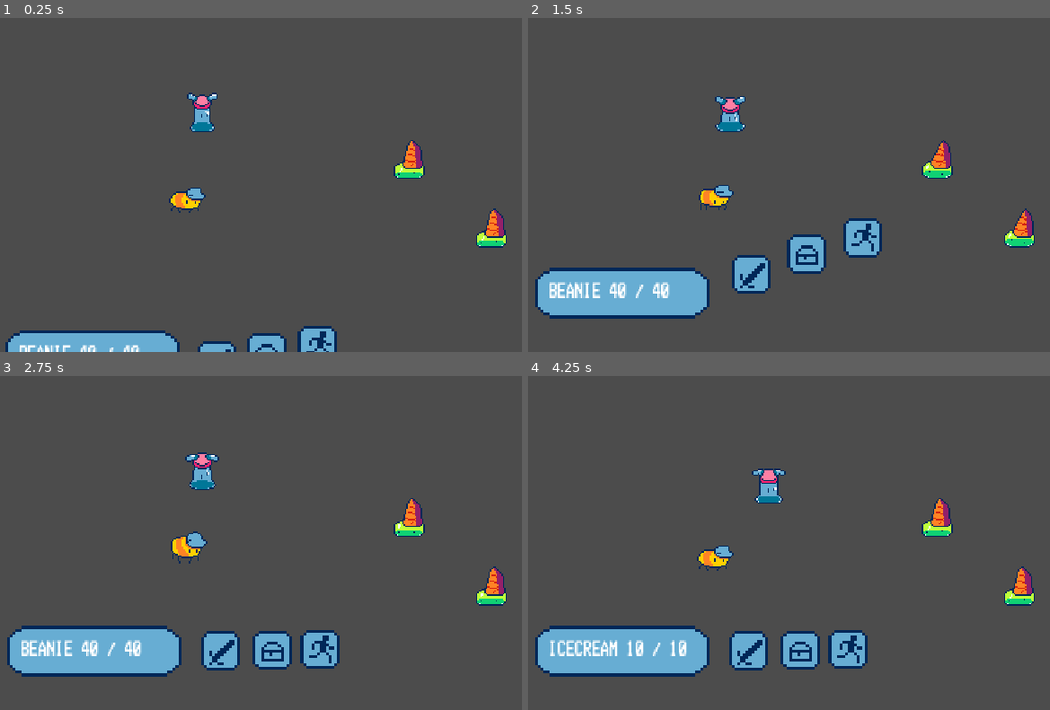
Above: before the commit, frames 1-4 (two rows, left to right).
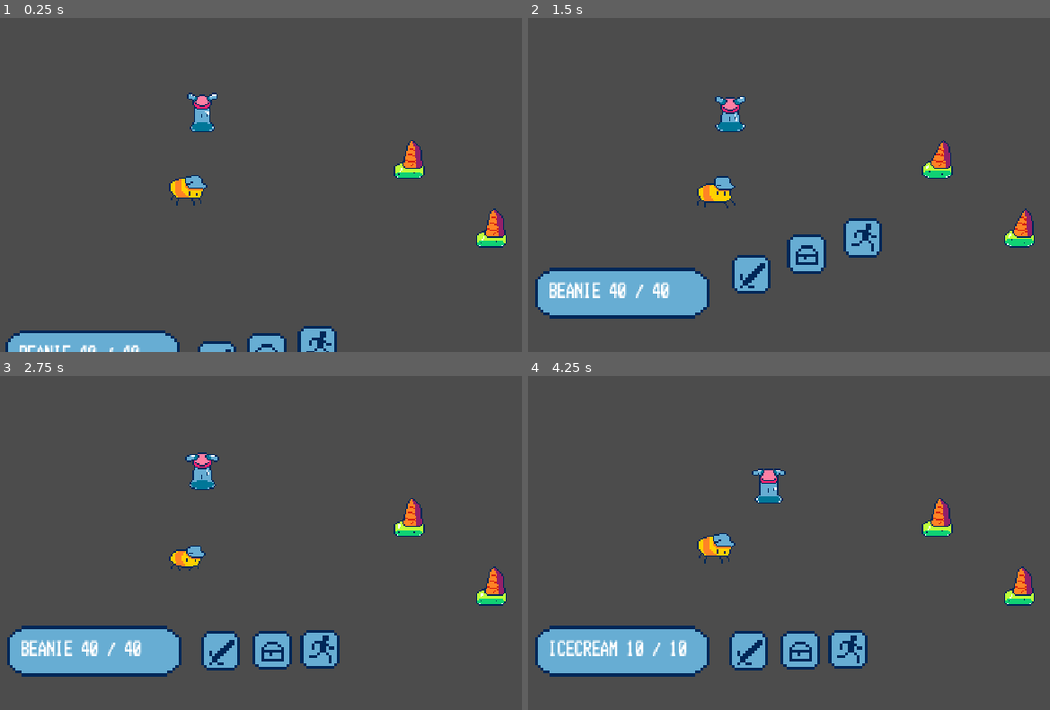
Above: after the commit, the same moments.

Repository: etherware-novice/slime-godot-game
Game: Godot game, scene res://Main.tscn
Same seed, same stepped clock (60 frames per second), same inputs: the game is played once before the commit and once after it.
Inputs:
- Up to frame 1 (0.25 s): no input
- Up to frame 2 (1.5 s): tap Enter (ui_accept) at 0.5, 0.77 s; hold Right (ui_right) 0.53-1.28 s; hold Left (ui_left) from 1.28 s (still down)
- Up to frame 3 (2.75 s): tap Enter (ui_accept) at 1.52 s; release Left (ui_left) at 2.03 s; hold Right (ui_right) from 2.03 s (still down)
- Up to frame 4 (4.25 s): tap Enter (ui_accept) at 3.02, 3.77 s; release Right (ui_right) at 3.53 s; hold Left (ui_left) from 3.53 s (still down)

The runs differ from the first frame. In frame 1, 0.6% of the frame differs, in the area x 32-40%, y 47-59%; in frame 2, 0.4%; in frame 3, 0.6%, in the area x 32-40%, y 46-59%; in frame 4, 0.6%.

Commit message:
making enemies and player.gd add themself to group

Diff:
--- a/Main.tscn
+++ b/Main.tscn
@@ -10,13 +10,13 @@
 [node name="Main" type="Node2D"]
 script = ExtResource( 2 )
 
-[node name="beanie" parent="." groups=["party"] instance=ExtResource( 1 )]
+[node name="beanie" parent="." instance=ExtResource( 1 )]
 position = Vector2( 131, 103 )
 
-[node name="icecream" parent="." groups=["enemies"] instance=ExtResource( 3 )]
+[node name="icecream" parent="." instance=ExtResource( 3 )]
 position = Vector2( 426, 172 )
 
-[node name="icecream2" parent="." groups=["enemies"] instance=ExtResource( 3 )]
+[node name="icecream2" parent="." instance=ExtResource( 3 )]
 position = Vector2( 543, 270 )
 
 [node name="BattleCam" type="Camera2D" parent="."]
@@ -30,7 +30,7 @@
 [node name="HUD" parent="." instance=ExtResource( 4 )]
 unique_name_in_owner = true
 
-[node name="tbee" parent="." groups=["party"] instance=ExtResource( 6 )]
+[node name="tbee" parent="." instance=ExtResource( 6 )]
 position = Vector2( 110, 216 )
 
 [connection signal="attack" from="icecream" to="beanie" method="_on_icecream_attack"]
--- /dev/null
+++ b/enemies.gd
@@ -0,0 +1,21 @@
+extends "res://character.gd"
+
+func _ready():
+	add_to_group("enemies")
+	print("added to enemies")
+	._ready()
+
+
+func _sub_hp(damage):
+	._sub_hp(damage)
+	display_hp_bar(5)
+
+func on_death():
+	.on_death()
+	$AnimatedSprite.animation = "death"
+	yield($AnimatedSprite, "animation_finished")
+	remove_from_group("enemies")
+	active = false
+	$AnimatedSprite.animation = "deathhold"
+	yield(get_tree().create_timer(5.0), "timeout")
+	queue_free()
--- a/icecream.gd
+++ b/icecream.gd
@@ -1,4 +1,4 @@
-extends "res://character.gd"
+extends "res://enemies.gd"
 
 
 
@@ -11,6 +11,9 @@
 	maxhp = 10
 	._ready()
 
+func _sub_hp(damage):
+	._sub_hp(damage)
+	get_node("%BattleCam").screen_shake()
 
 func do_attack():
 	var ini = position
@@ -52,23 +55,3 @@
 	position = ini
 
 	emit_signal("endturn")
-
-
-func _sub_hp(damage):
-	._sub_hp(damage)
-	display_hp_bar(5)
-	get_node("%BattleCam").screen_shake()
-	if active:
-		$AnimatedSprite.animation = "hurt"
-		yield($AnimatedSprite, "animation_finished")
-		$AnimatedSprite.animation = "idle"
-
-func on_death():
-	.on_death()
-	$AnimatedSprite.animation = "death"
-	yield($AnimatedSprite, "animation_finished")
-	remove_from_group("enemies")
-	active = false
-	$AnimatedSprite.animation = "deathhold"
-	yield(get_tree().create_timer(5.0), "timeout")
-	queue_free()
--- a/player.gd
+++ b/player.gd
@@ -1,4 +1,9 @@
 extends "res://character.gd"
+
+func _ready():
+	add_to_group("party")
+	print("added to party")
+	._ready()
 
 func do_attack():
 	$"%HUD".start_user_ui(self)
--- a/tbee.tscn
+++ b/tbee.tscn
@@ -115,7 +115,6 @@
 scale = Vector2( 2, 2 )
 frames = SubResource( 11 )
 animation = "idle"
-frame = 2
 playing = true
 
 [node name="CollisionShape2D" type="CollisionShape2D" parent="."]
Not shown, changed: README.md
